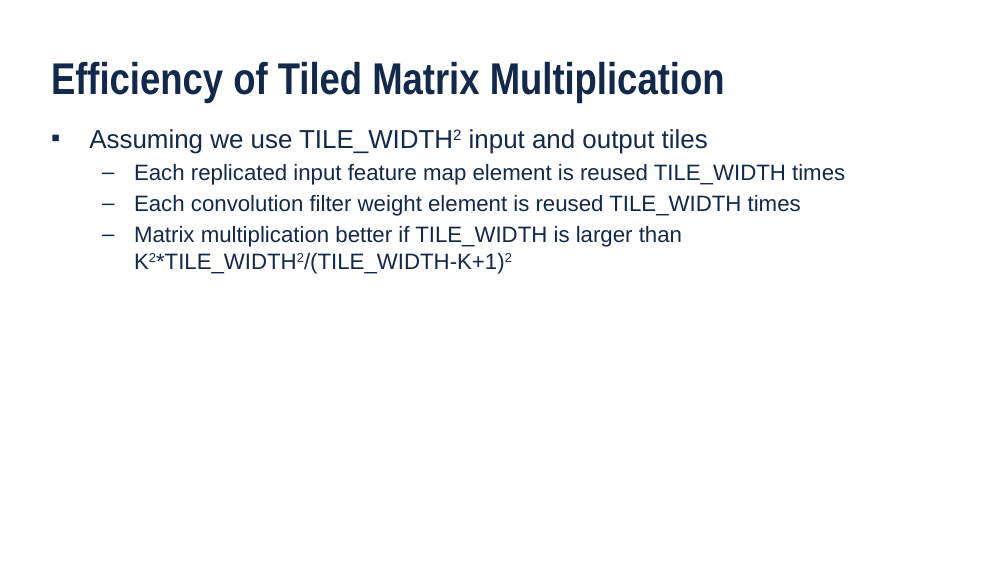
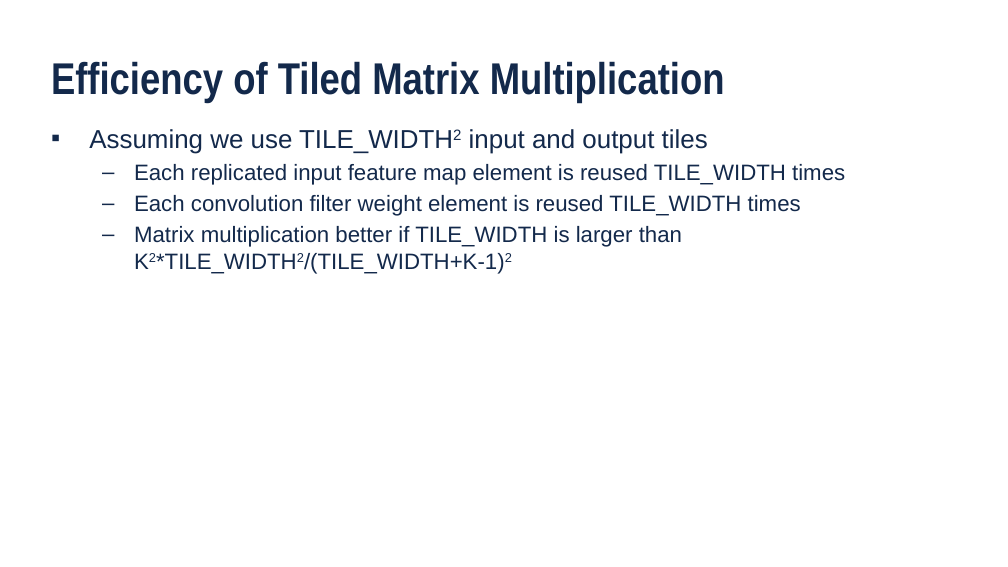
Before and after one commit to cwpearson/hugo-cwpearson, a slide deck: slide 22 of static/pptx/2017FA_ECE408_dl04_CNN02.pptx. Drawn at 1008x567 pixels with LibreOffice and Linux fonts; fonts in the diff are those of the drawing; background and template pictures are left out. Boxes give left, top, right and bottom in pixels: in the first picture for what was removed or moved away, otherwise in the second. Text is boxed around its words. In the diff, an @@ line names an element or a change of style, - is before the commit and + after.

Commit message:
Fix typos in 2017FA_ECE408_dl04_CNN02.pptx

```diff
--- a/static/pptx/2017FA_ECE408_dl04_CNN02.pptx
+++ b/static/pptx/2017FA_ECE408_dl04_CNN02.pptx
@@ text at (134, 226, 682, 274): text changed @@
-  – Matrix multiplication better if TILE_WIDTH is larger than K2*TILE_WIDTH2/(TILE_WIDTH-K+1)2
+  – Matrix multiplication better if TILE_WIDTH is larger than K2*TILE_WIDTH2/(TILE_WIDTH+K-1)2
```
Also in this commit, not shown: 1 other slide changed.
